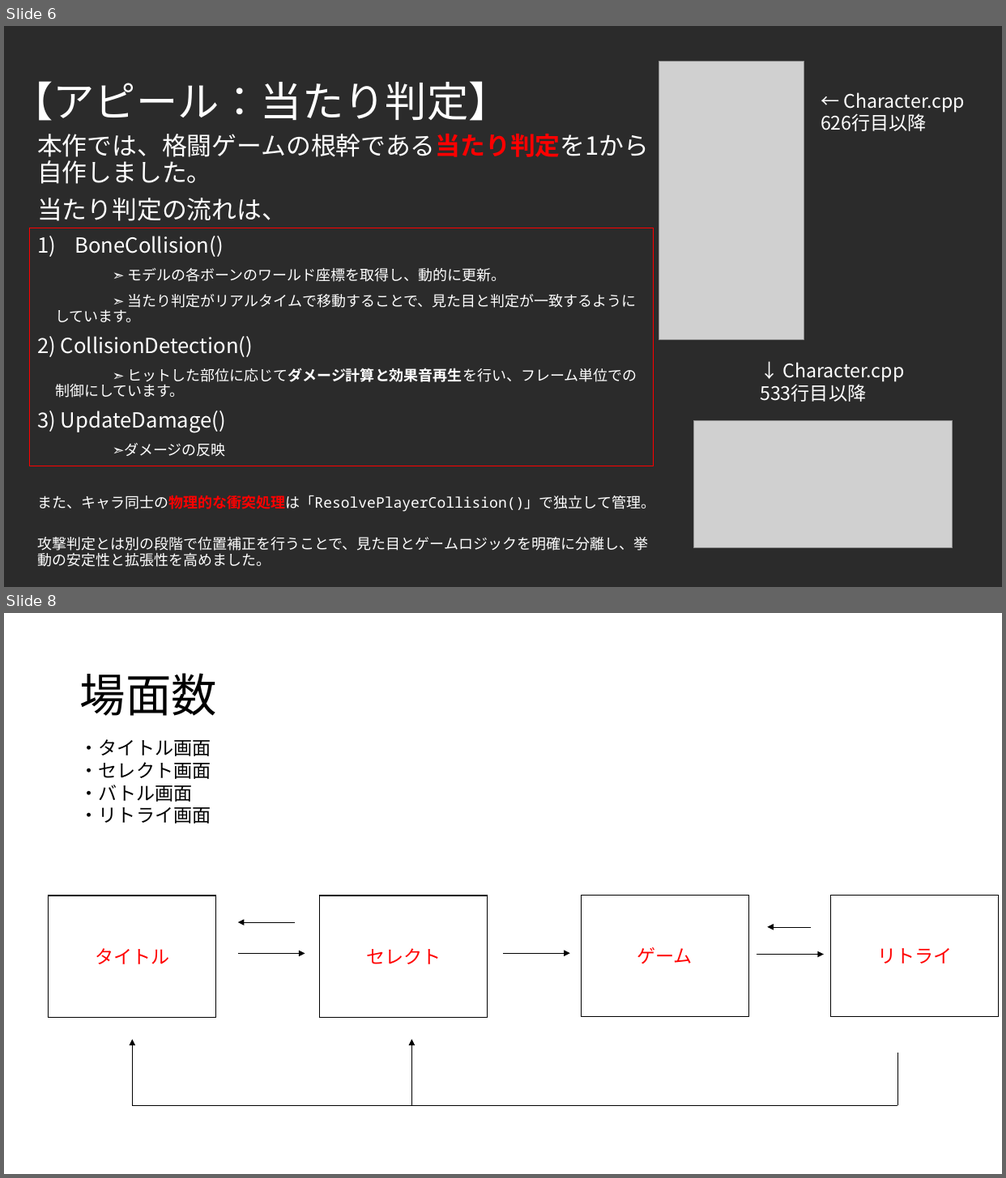
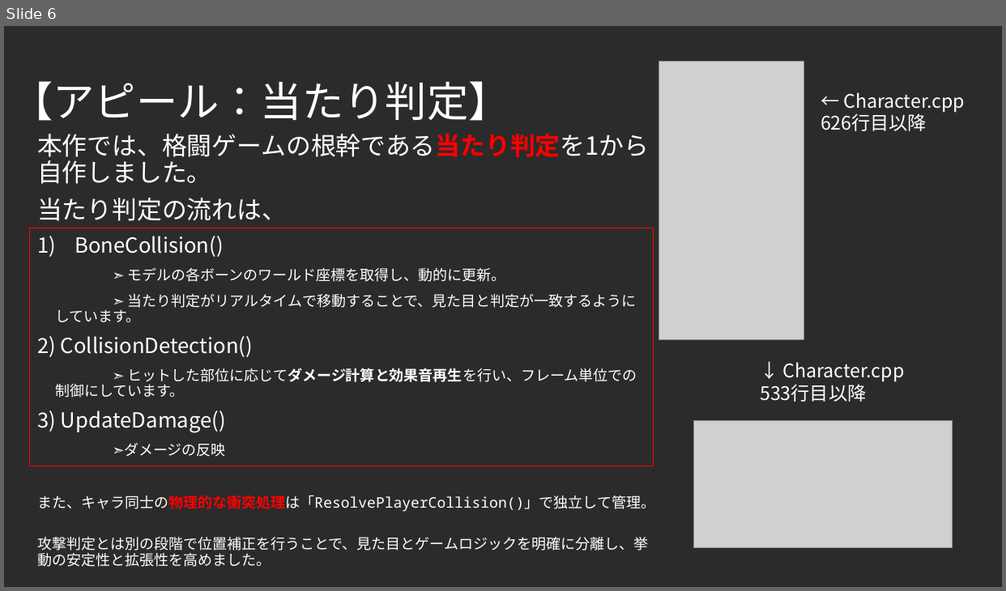
Before and after one commit to F0402Nishi/FightingGame, a slide deck: 仕様書.pptx. Shown one above the other, each under a label of ours: slides 6 and 8 before the commit, slide 6 after it; the slides between them are not shown. The pictures are 1006x1178 and 1006x591 pixels, drawn with LibreOffice and Linux fonts; fonts in the diff are those of the drawing; grey boxes stand for pictures; background and template pictures are left out; a plain dark background stands for a picture behind light text. Boxes give left, top, right and bottom in pixels: in the first picture for what was removed or moved away, otherwise in the second. Text is boxed around its words. In the diff, an @@ line names an element or a change of style, - is before the commit and + after.

```diff
--- a/仕様書.pptx
+++ b/仕様書.pptx
@@ slide 8 removed at box(4, 613, 1002, 1174), background #FFFFFF @@
@@ title removed at box(80, 673, 217, 716) @@
-場面数
@@ text removed at box(80, 739, 211, 824) @@
-・タイトル画面
-・セレクト画面
-・バトル画面
-・リトライ画面
@@ rectangle removed at box(49, 896, 216, 1017) @@
-タイトル
@@ rectangle removed at box(320, 896, 488, 1017) @@
-セレクト
@@ rectangle removed at box(582, 895, 749, 1016) @@
-ゲーム
@@ rectangle removed at box(831, 895, 999, 1016) @@
-リトライ
@@ arrow removed from (296, 923) to (237, 923) @@
@@ arrow removed from (811, 927) to (768, 927) @@
@@ arrow removed from (237, 954) to (305, 954) @@
@@ arrow removed from (503, 954) to (570, 954) @@
@@ arrow removed from (757, 954) to (824, 954) @@
@@ arrow removed from (132, 1105) to (132, 1040) @@
@@ arrow removed from (412, 1105) to (412, 1040) @@
@@ line removed from (898, 1053) to (898, 1105) @@
@@ line removed from (898, 1105) to (132, 1105) @@
```
Also in this commit, not shown: 1 slide changed, 3 slides added, 4 other slides removed.
